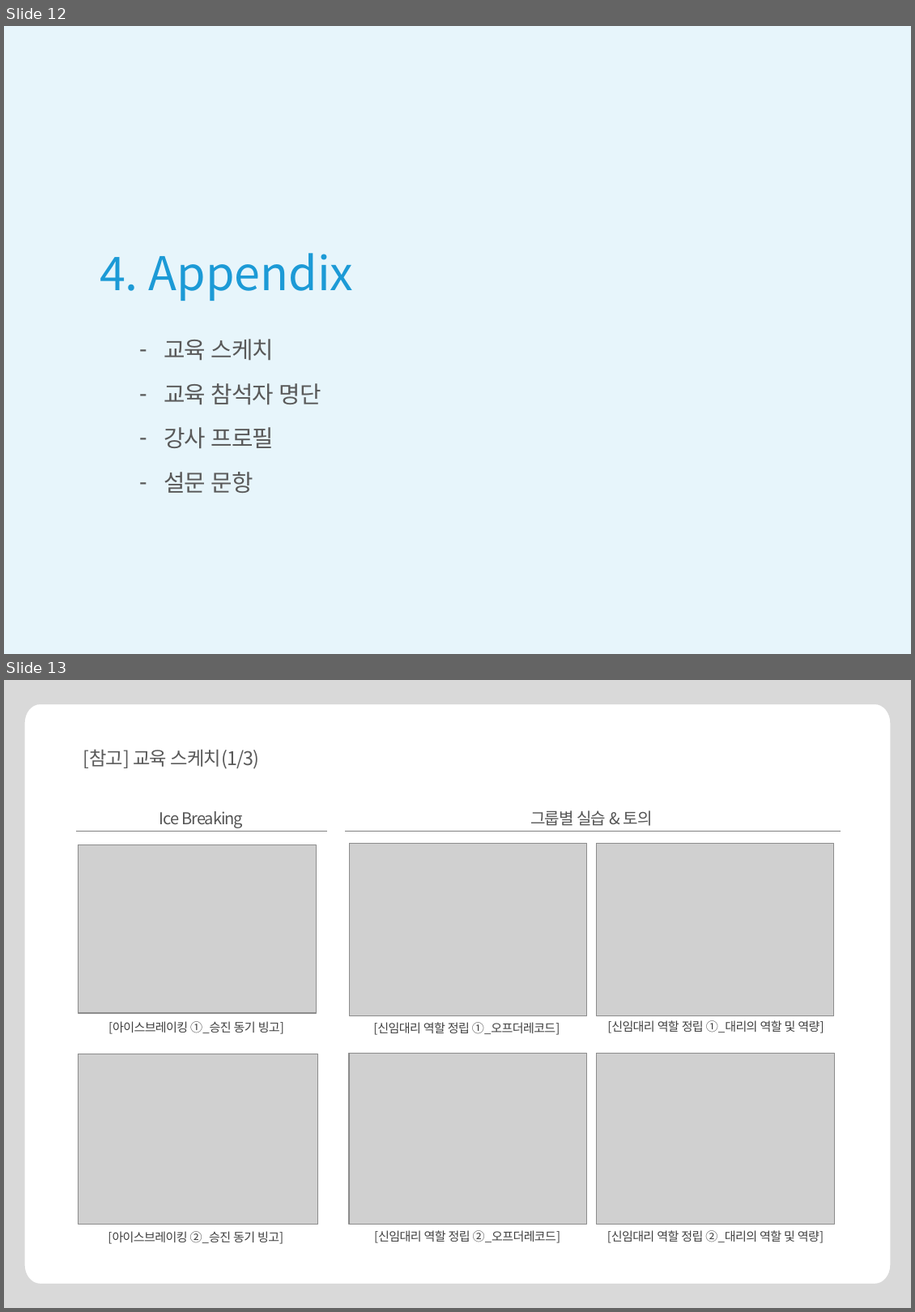
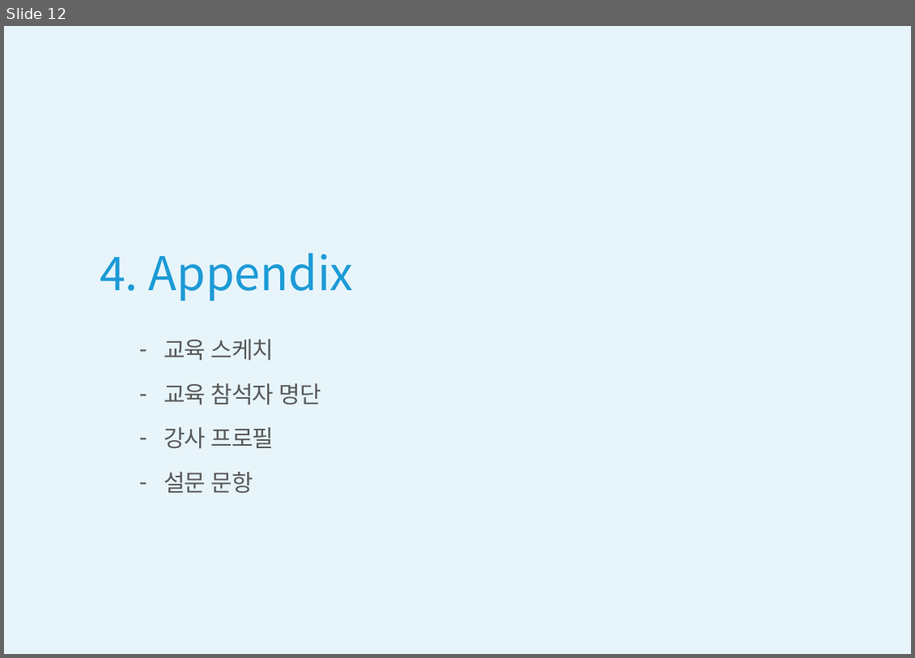
Before and after one commit to qkrtlwls123-a11y/Lam-automation, a slide deck: kai-template.pptx. Shown one above the other, each under a label of ours: slides 12 and 13 before the commit, slide 12 after it. The pictures are 915x1312 and 915x658 pixels, drawn with LibreOffice and Linux fonts; fonts in the diff are those of the drawing; grey boxes stand for pictures. Boxes give left, top, right and bottom in pixels: in the first picture for what was removed or moved away, otherwise in the second. Text is boxed around its words. In the diff, an @@ line names an element or a change of style, - is before the commit and + after.

```diff
--- a/kai-template.pptx
+++ b/kai-template.pptx
@@ slide 13 removed at (x1=4, y1=680, x2=911, y2=1308), background #FFFFFF @@
@@ freeform shape removed at (x1=4, y1=680, x2=911, y2=1308) @@
@@ title removed at (x1=83, y1=749, x2=259, y2=769) @@
-[참고] 교육 스케치(1/3)
@@ text removed at (x1=160, y1=811, x2=243, y2=828) @@
-Ice Breaking
@@ text removed at (x1=531, y1=810, x2=653, y2=826) @@
-그룹별 실습 & 토의
@@ line removed from (76, 831) to (327, 831) @@
@@ picture removed at (x1=79, y1=845, x2=317, y2=1014) @@
@@ line removed from (345, 831) to (841, 831) @@
@@ picture removed at (x1=349, y1=844, x2=587, y2=1017) @@
@@ picture removed at (x1=597, y1=844, x2=835, y2=1017) @@
@@ text removed at (x1=108, y1=1021, x2=284, y2=1034) @@
-[아이스브레이킹 ①_승진 동기 빙고]
@@ text removed at (x1=373, y1=1022, x2=560, y2=1035) @@
-[신임대리 역할 정립 ①_오프더레코드]
@@ text removed at (x1=607, y1=1020, x2=824, y2=1033) @@
-[신임대리 역할 정립 ①_대리의 역할 및 역량]
@@ picture removed at (x1=79, y1=1054, x2=318, y2=1224) @@
@@ picture removed at (x1=349, y1=1053, x2=587, y2=1224) @@
@@ picture removed at (x1=597, y1=1053, x2=835, y2=1224) @@
@@ text removed at (x1=108, y1=1231, x2=283, y2=1244) @@
-[아이스브레이킹 ②_승진 동기 빙고]
@@ text removed at (x1=374, y1=1230, x2=561, y2=1243) @@
-[신임대리 역할 정립 ②_오프더레코드]
@@ text removed at (x1=607, y1=1230, x2=824, y2=1243) @@
-[신임대리 역할 정립 ②_대리의 역할 및 역량]
```
Also in this commit, not shown: 8 slides changed, 4 slides added, 3 other slides removed, 1 other file.
